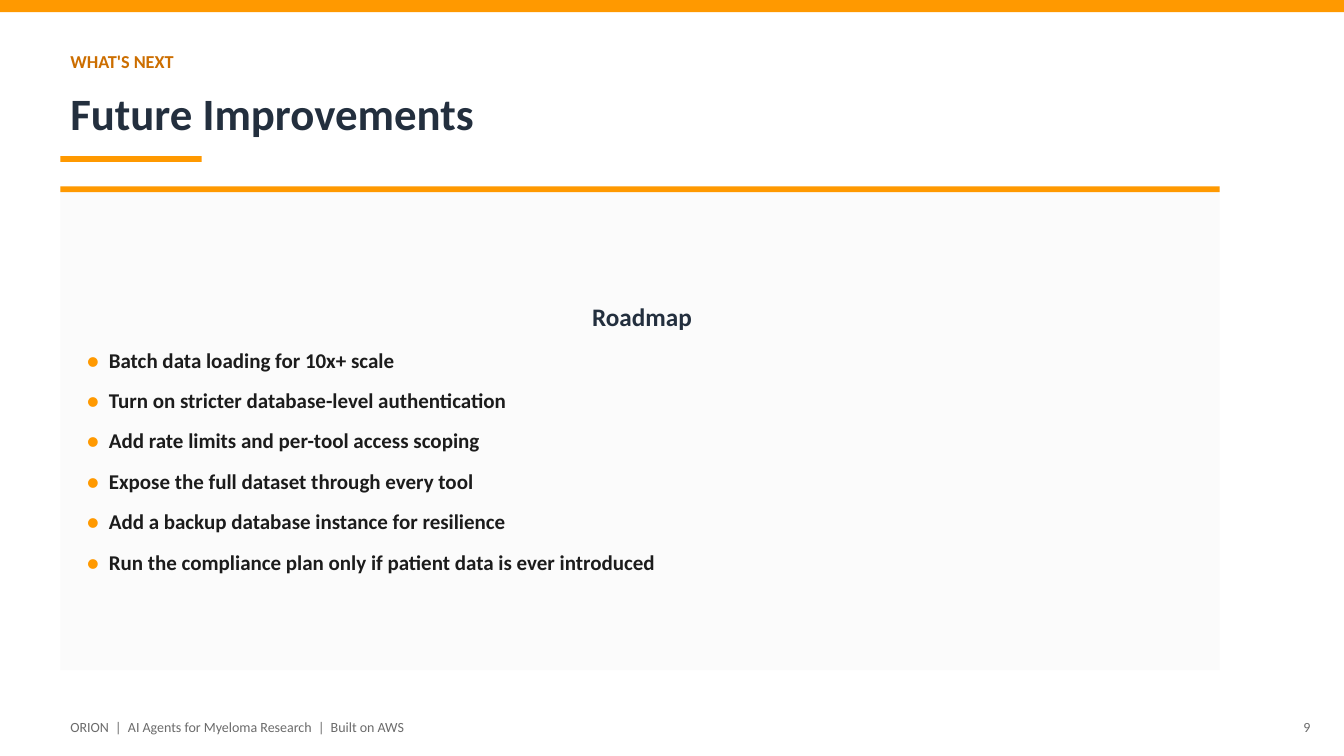
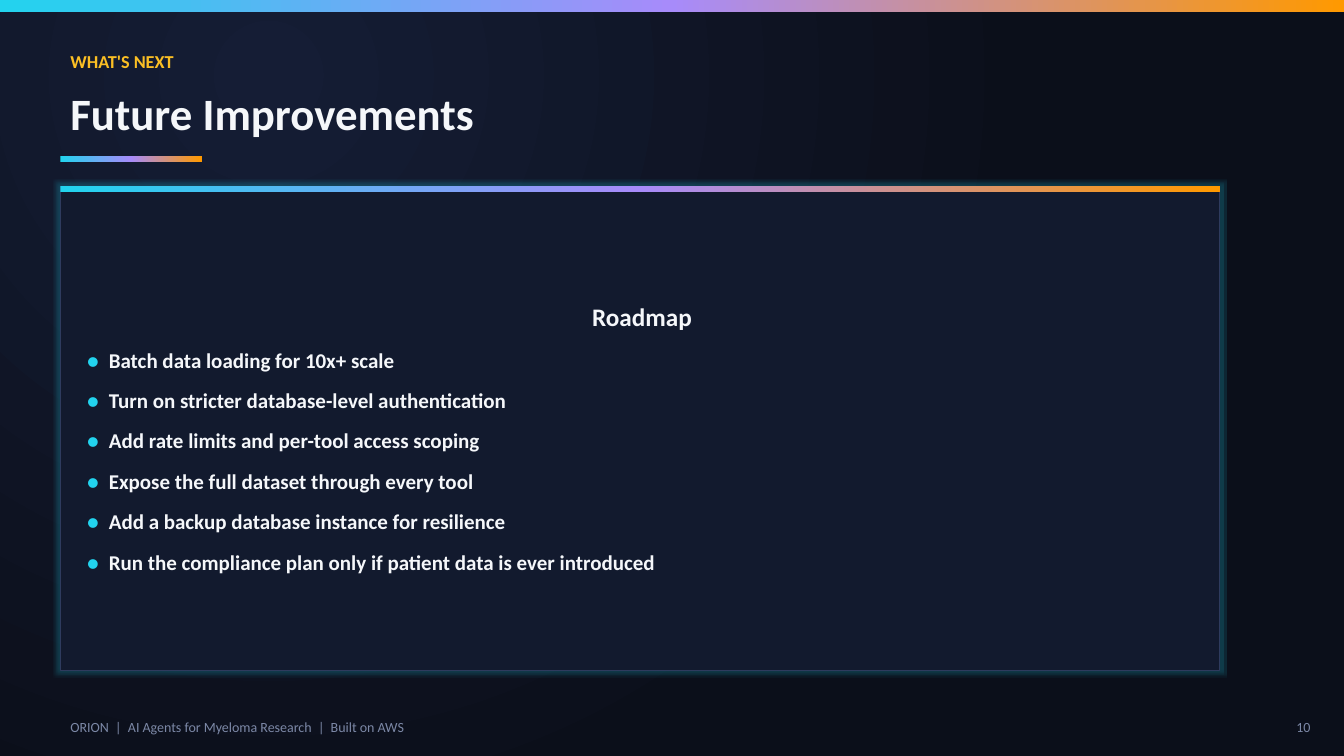
Before and after one commit to lhnminh/MMRF-KnowledgeGraph, a slide deck: slide 10 of ORION_Hackathon_Pitch.pptx (slide 9 before the commit). Drawn at 1344x756 pixels with LibreOffice and Linux fonts; fonts in the diff are those of the drawing. Boxes give left, top, right and bottom in pixels: in the first picture for what was removed or moved away, otherwise in the second. Text is boxed around its words. In the diff, an @@ line names an element or a change of style, - is before the commit and + after.

```diff
--- a/ORION_Hackathon_Pitch.pptx
+++ b/ORION_Hackathon_Pitch.pptx
@@ rectangle added at bbox=[0, 0, 1344, 756], fill gradient #151D35 to #0B0F1A @@
@@ text "WHAT'S NEXT" at bbox=[70, 55, 174, 68]: text colour #CC6E00 to #FBBF24 @@
@@ text "Future Improvements" at bbox=[70, 101, 474, 137]: text colour #232F3E to #F5F7FA @@
@@ fill #FF9900 to gradient #22D3EE to #A78BFA to #FF9900 in 3 elements at bbox=[60, 187, 1220, 193], bbox=[0, 0, 1344, 12], bbox=[60, 156, 202, 162] @@
@@ rectangle "Roadmap" at bbox=[60, 187, 1220, 670]: text colour #232F3E to #F5F7FA in "Roadmap"; text colour #FF9900 to #22D3EE in "●", "●", "●", "●" and 2 more places; text colour #1C1C1C to #F5F7FA; fill #FBFBFB to #121A2E; outline none to #2E3B5E 0.75 pt @@
@@ text "ORION | AI Agents for ..." at bbox=[70, 722, 404, 735]: text colour #6B6B6B to #7C88A6 @@
@@ text at bbox=[1296, 723, 1310, 732]: text changed; text colour #6B6B6B to #7C88A6 @@
-9
+10
```
Also in this commit, not shown: 13 other slides changed, 1 slide added, 1 other file.
